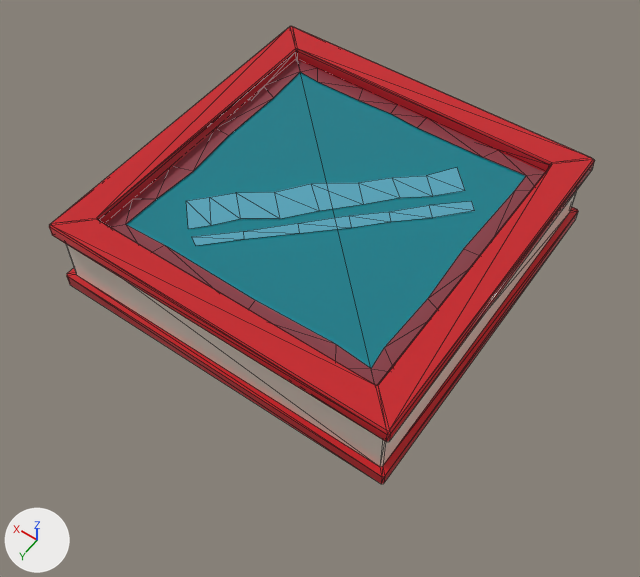
The FBX model Assets/People/RJ/Level/[export]/fountain01.fbx, before and after one commit.
The view is the same before and after, from a 50 mm camera at (-2.74, 3.98, 5.67) aimed at (-0.13, 0.32, -0.09). Lighting does not change. The marker at lower left points along +X, +Y and +Z. Mesh edges are drawn as thin lines. Where no turn or scale is listed for an object, it has been applied to the vertices.

Names of what the first picture shows: 'fountain01'.
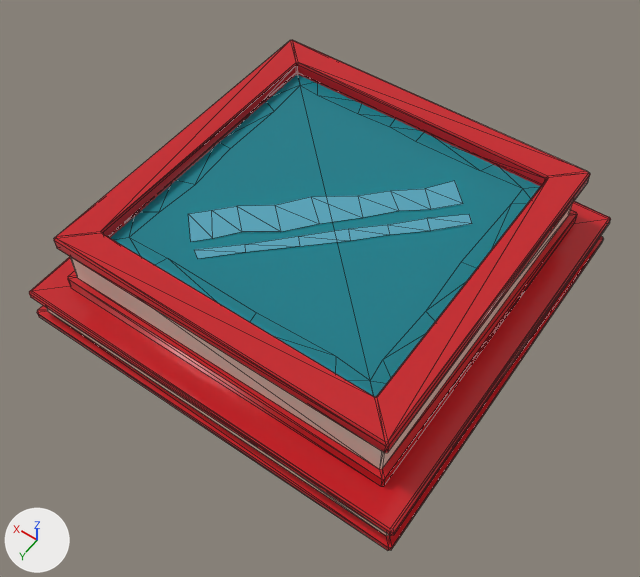
Changed parts and their boxes [x1, y1, x2, y2] in the pictures (640 x 577 px; the box of a moved part takes in the faces that stretch with it):
```json
{"object": "fountain01", "change": "reshaped", "before": [49, 26, 595, 484], "after": [29, 40, 611, 551], "on screen": "7% wider, 12% taller"}
{"part": 1, "of": "me_mesh", "change": "moved or reshaped", "before": [106, 60, 545, 385], "on screen": "not visible afterwards"}
{"part": 2, "of": "me_mesh", "change": "moved or reshaped", "before": [186, 168, 465, 229], "after": [189, 181, 463, 242]}
{"part": 3, "of": "me_mesh", "change": "moved or reshaped", "before": [192, 201, 475, 246], "after": [194, 214, 472, 259]}
{"part": 4, "of": "me_mesh", "change": "moved or reshaped", "before": [126, 72, 526, 368], "after": [110, 75, 541, 397]}
{"part": 5, "of": "me_mesh", "change": "rebuilt", "before": [49, 26, 595, 484], "after": [54, 40, 590, 486]}
{"part": 6, "of": "me_mesh", "change": "added", "after": [29, 201, 611, 551], "on screen": "red"}
```

Scene script edits in JSON lines:
```json
{"block": "me_mesh", "where": "# used by ob_fountain01; location = (0.0, 0.0, 0.0)"}
{"op": "remove", "block": "me_mesh", "code": "me_mesh.from_pydata(...)  # 156 vertices, 220 faces; spans x -1.52..1.52, y -1.52..1.52, z 0.0..0.72"}
{"op": "add", "block": "me_mesh", "code": "me_mesh.from_pydata(...)  # 212 vertices, 322 faces; spans x -1.76..1.76, y -1.76..1.76, z -0.36..0.57"}
{"block": "me_mesh", "change": "me_mesh part 1: the loose piece of 40 vertices spanning x -1.27..1.27, y -1.27..1.27, z 0.6 is moved by (0.0, 0.0, -0.15), in mat_material__56 (picture img_02_01_png)"}
{"block": "me_mesh", "change": "me_mesh part 2: the loose piece of 18 vertices spanning x -0.81..0.92, y -0.9..0.87, z 0.6 is moved by (0.0, 0.0, -0.15)"}
{"block": "me_mesh", "change": "me_mesh part 3: the loose piece of 14 vertices spanning x -0.98..0.64, y -0.64..0.97, z 0.6 is moved by (0.0, 0.0, -0.15)"}
{"block": "me_mesh", "change": "me_mesh part 4: the loose piece of 4 vertices spanning x -1.27..1.27, y -1.27..1.27, z 0.59 is moved by (0.0, 0.0, -0.15)"}
{"block": "me_mesh", "change": "me_mesh part 5: the loose piece of 80 vertices spanning x -1.52..1.52, y -1.52..1.52, z 0.0..0.72 is rebuilt with 80 vertices and now spans x -1.52..1.52, y -1.52..1.52, z -0.04..0.57"}
{"block": "me_mesh", "change": "me_mesh part 6: a new loose piece of 56 vertices spanning x -1.76..1.76, y -1.76..1.76, z -0.36..-0.04, in mat_material__2 (picture img_01_png)"}
```
